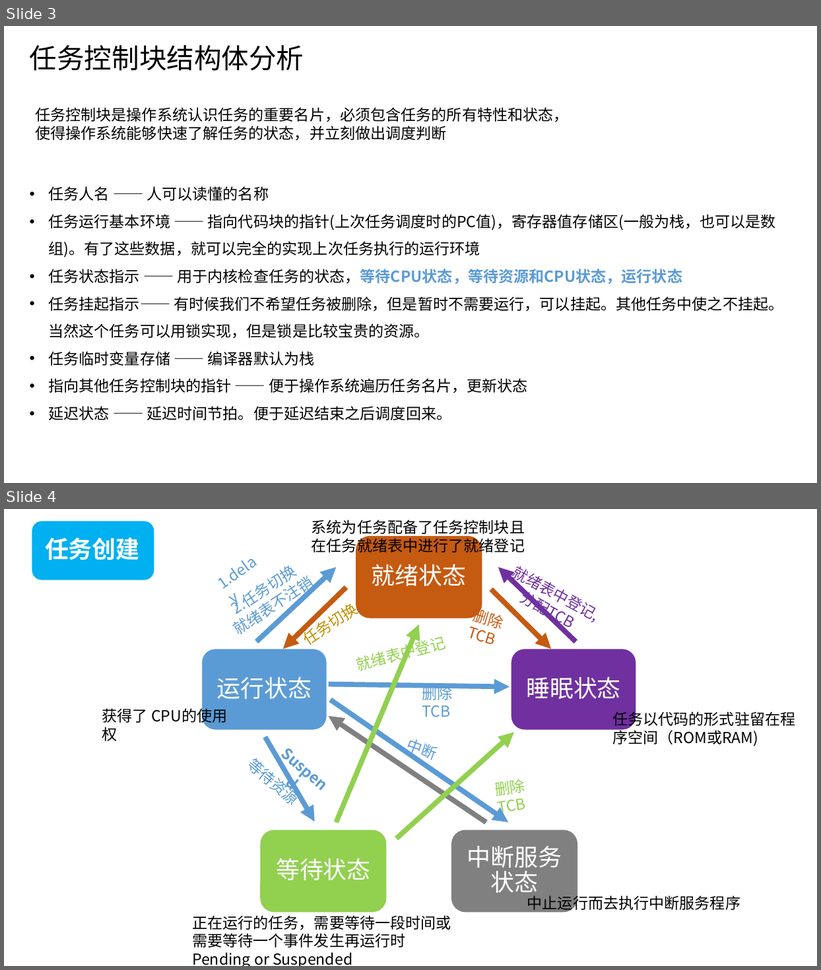
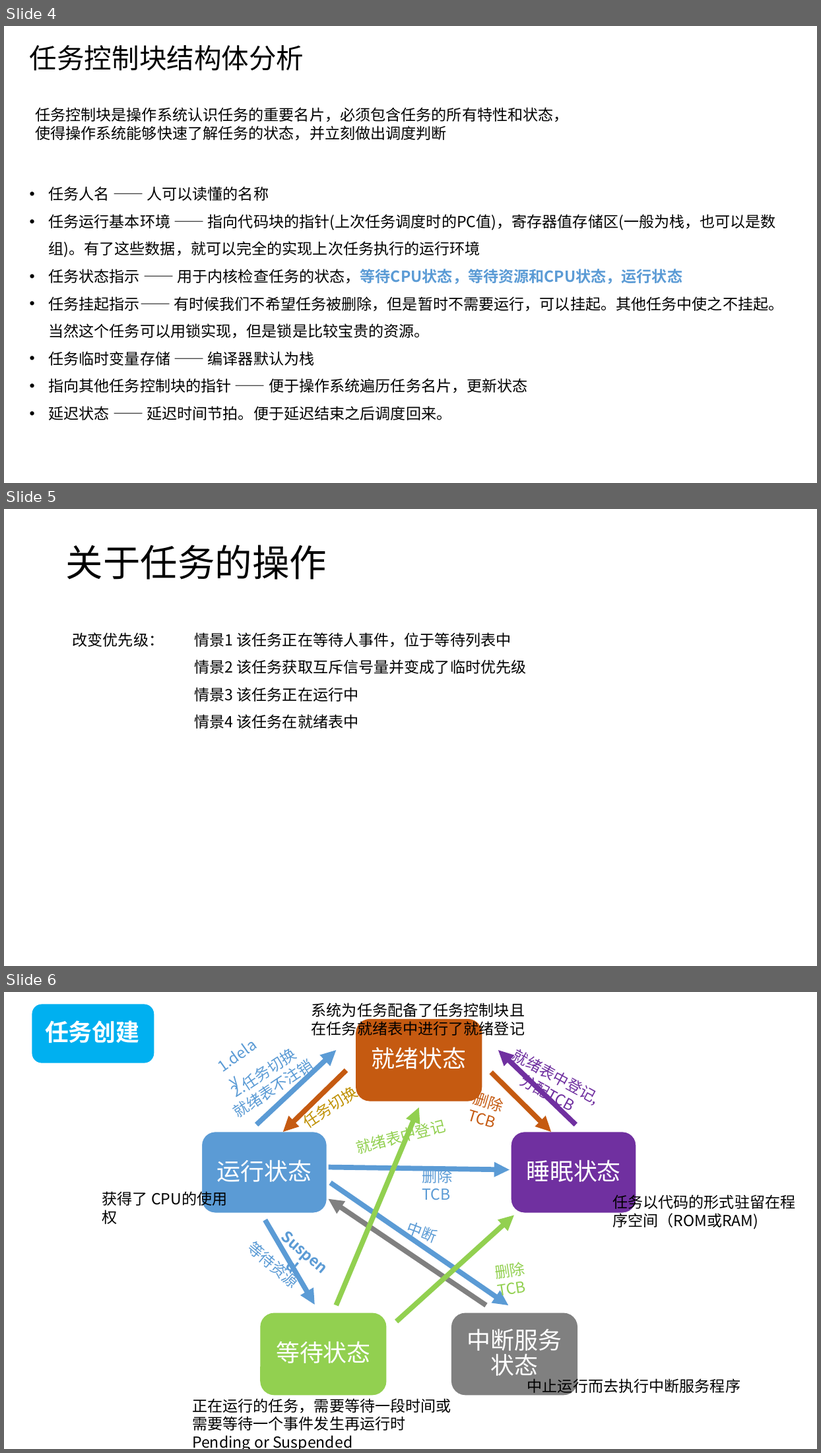
Before and after one commit to linghuix/UcosII-embedded-system, a slide deck: image/1.UCOS分析与深入解读.pptx. Shown one above the other, each under a label of ours: slides 3 and 4 before the commit, slides 4, 5 and 6 after it. The pictures are 821x970 and 821x1453 pixels, drawn with LibreOffice and Linux fonts; fonts in the diff are those of the drawing. Boxes give left, top, right and bottom in pixels: in the first picture for what was removed or moved away, otherwise in the second. Text is boxed around its words. In the diff, an @@ line names an element or a change of style, - is before the commit and + after.

```diff
--- a/image/1.UCOS分析与深入解读.pptx
+++ b/image/1.UCOS分析与深入解读.pptx
@@ slide 5 added at (4,509,817,966), background #FFFFFF @@
@@ title added at (66,545,327,580), 44 pt, text #000000 @@
+关于任务的操作
@@ text added at (73,632,527,729), 18 pt, text #000000 @@
+改变优先级： 情景1 该任务正在等待人事件，位于等待列表中
+情景2 该任务获取互斥信号量并变成了临时优先级
+情景3 该任务正在运行中
+情景4 该任务在就绪表中
@@ what was slide 3 is now slide 4 @@
@@ what was slide 4 is now slide 6 @@
```
Also in this commit, not shown: 2 slides changed, 5 other slides added, 1 slide removed, 5 other files.
